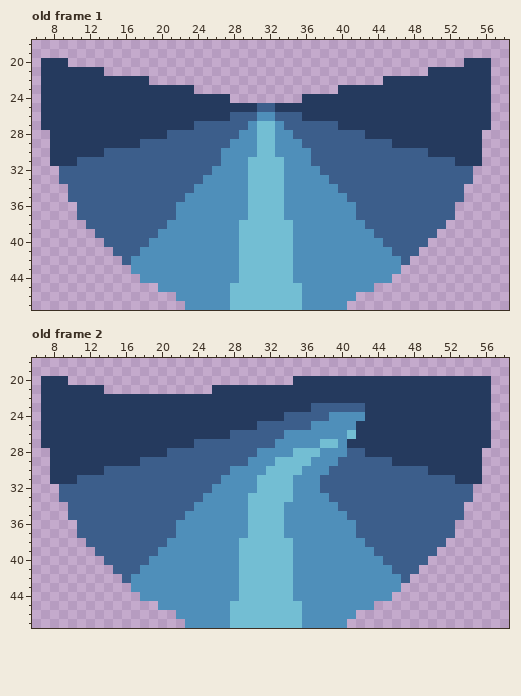
Pixel-art file -- Art/SourceFiles/new_slide.ase. This is how it looked before the edit.
64x48 pixels, 8 frames. Shown: old frame 1: x 6..58, y 18..47; old frame 2: x 6..58, y 18..47. The commit also changed other frames, which this record leaves out.
The same view after the edit:
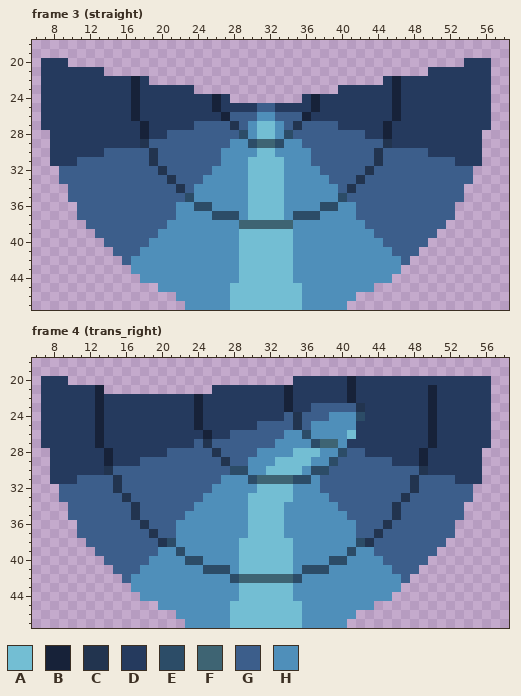
Palette (. is transparent): A #73bed3  B #172239  C #22344f  D #253a5e  E #2c4c67  F #3e6473  G #3c5e8b  H #4f8fba
A new or re-ordered frame is compared with the old frame closest to it.
The edit:
frames 8 -> 12
layer "connections" opacity 100% -> 50%
Changed rows in their new state; - is an unchanged pixel.
Frame 3 (straight) is new; against old frame 1, layer "connections":
first column x 17:
22 B----------------------------B
23 B----------------------------B
24 B--------B----------B--------B
25 B--------B----------B--------B
26 B---------B--------B---------B
27 -B---------C------C---------B-
28 -B----------E----E----------B-
29 -C-----------EFFE-----------C-
30 --C------------------------C--
31 --C------------------------C--
32 ---C----------------------C---
33 ----C--------------------C----
34 -----C------------------C-----
35 ------E----------------E------
36 -------EE------------EE-------
37 ---------EEE------EEE---------
38 ------------FFFFFF------------
Frame 4 (trans_right) is new; against old frame 2, layer "connections":
first column x 13:
20 ----------------------------B---------
21 B--------------------B------B--------B
22 B----------B---------B------B--------B
23 B----------B---------B-------C-------B
24 B----------B----------C------E-------B
25 B----------B----------C--------------B
26 B-----------B----------E-------------B
27 B-----------C-----------EFF----------B
28 -B-----------C-------------E--------B-
29 -B------------C-----------E---------B-
30 -C-------------EE-------EE----------C-
31 --C--------------EFFFFEE-----------C--
32 --C--------------------------------C--
33 ---C------------------------------C---
34 ----C----------------------------C----
35 ----C----------------------------C----
36 -----C--------------------------C-----
37 ------C------------------------C------
38 -------CE--------------------EC-------
39 ---------E------------------E---------
40 ----------EE--------------EE----------
41 ------------EEE--------EEE------------
42 ---------------EFFFFFFE---------------
